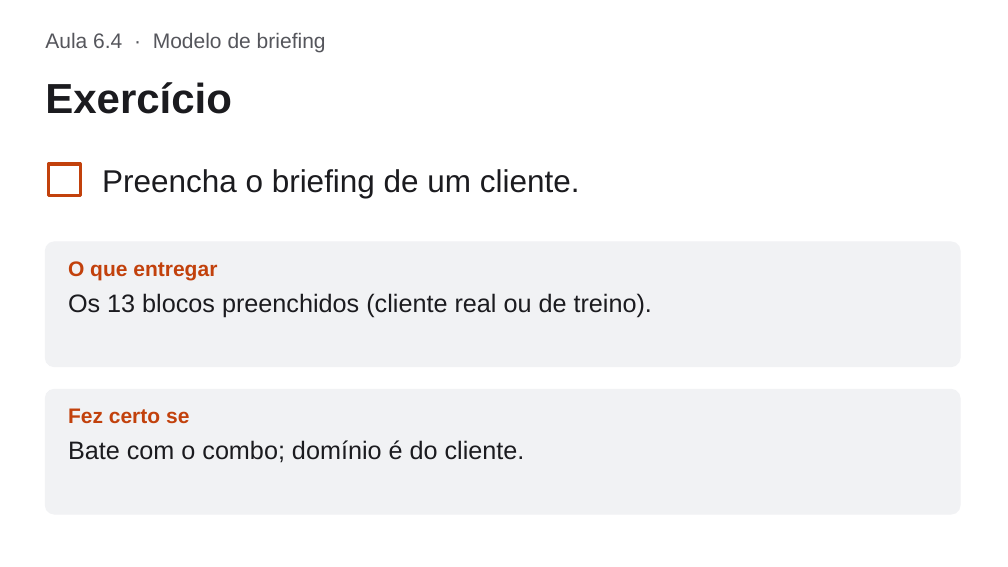
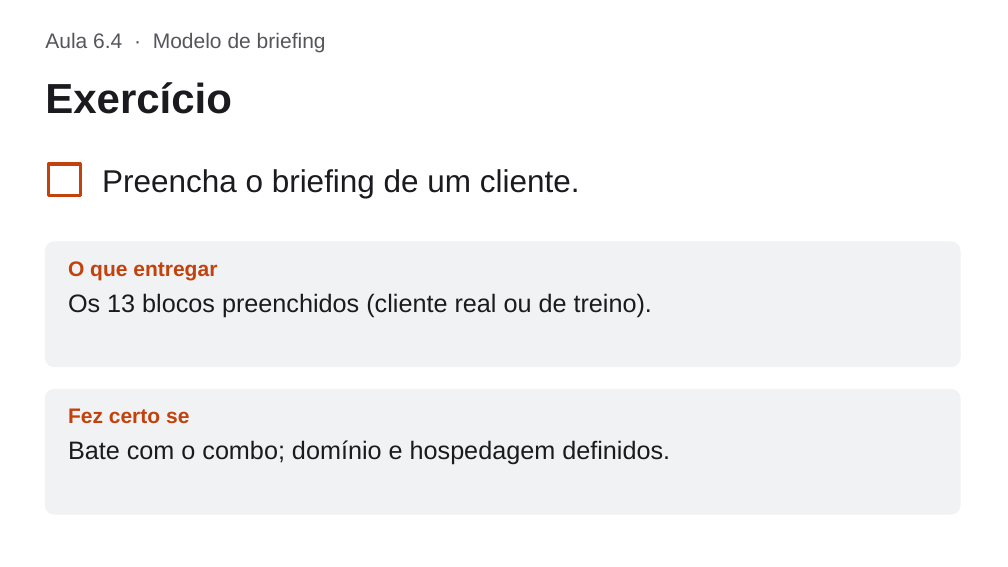
Before and after one commit to WeslleyPaivx/est-tica-facial, a slide deck: slide 25 of curso/slides/modulo-6.pptx (slide 24 before the commit). Drawn at 1008x567 pixels with LibreOffice and Linux fonts; fonts in the diff are those of the drawing. Boxes give left, top, right and bottom in pixels: in the first picture for what was removed or moved away, otherwise in the second. Text is boxed around its words. In the diff, an @@ line names an element or a change of style, - is before the commit and + after.

```diff
--- a/curso/slides/modulo-6.pptx
+++ b/curso/slides/modulo-6.pptx
@@ text at (68, 440, 670, 465): text changed @@
-Bate com o combo; domínio é do cliente.
+Bate com o combo; domínio e hospedagem definidos.
```
Also in this commit, not shown: 8 other slides changed, 1 slide added, 5 other files.
